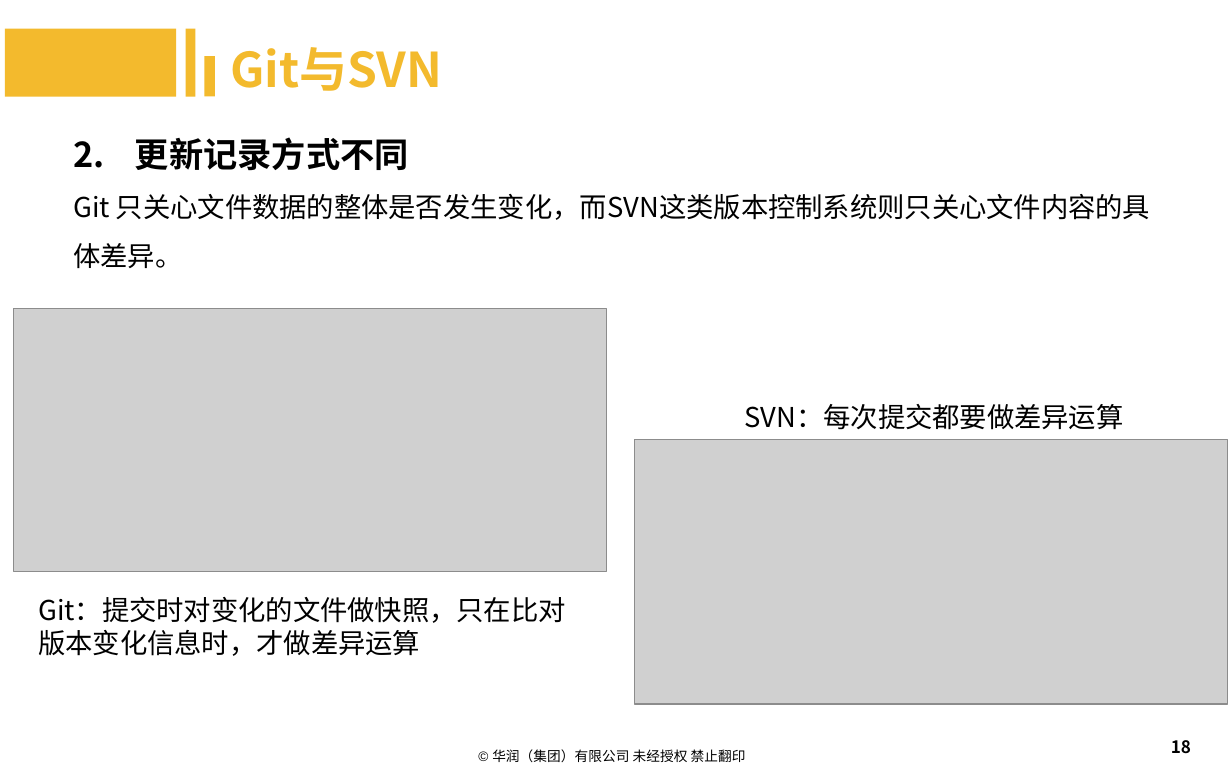
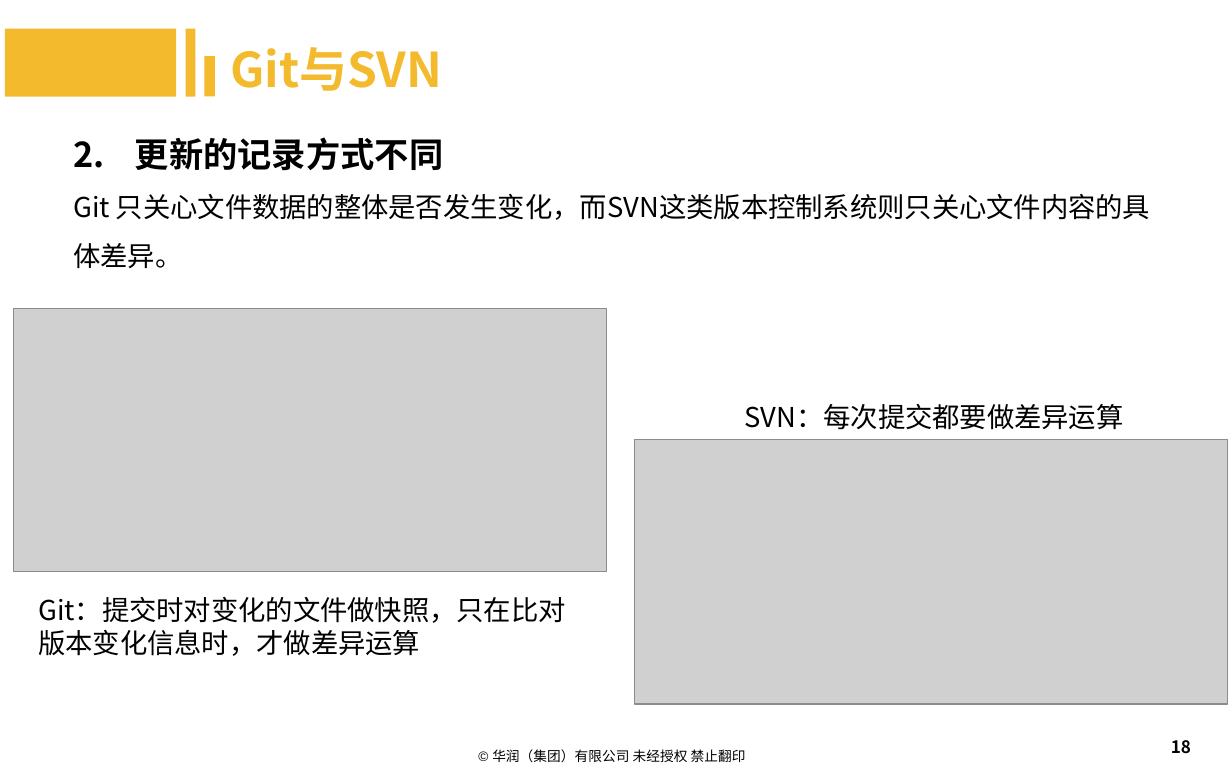
Before and after one commit to machenzhao/git-present, a slide deck: slide 18 of Git.pptx. Drawn at 1232x770 pixels with LibreOffice and Linux fonts; fonts in the diff are those of the drawing; grey boxes stand for pictures; background and template pictures are left out. Boxes give left, top, right and bottom in pixels: in the first picture for what was removed or moved away, otherwise in the second. Text is boxed around its words. In the diff, an @@ line names an element or a change of style, - is before the commit and + after.

```diff
--- a/Git.pptx
+++ b/Git.pptx
@@ text at <box>135,137,443,171</box>: text changed @@
-2. 更新记录方式不同
+2. 更新的记录方式不同
```
Also in this commit, not shown: 6 other slides changed.
